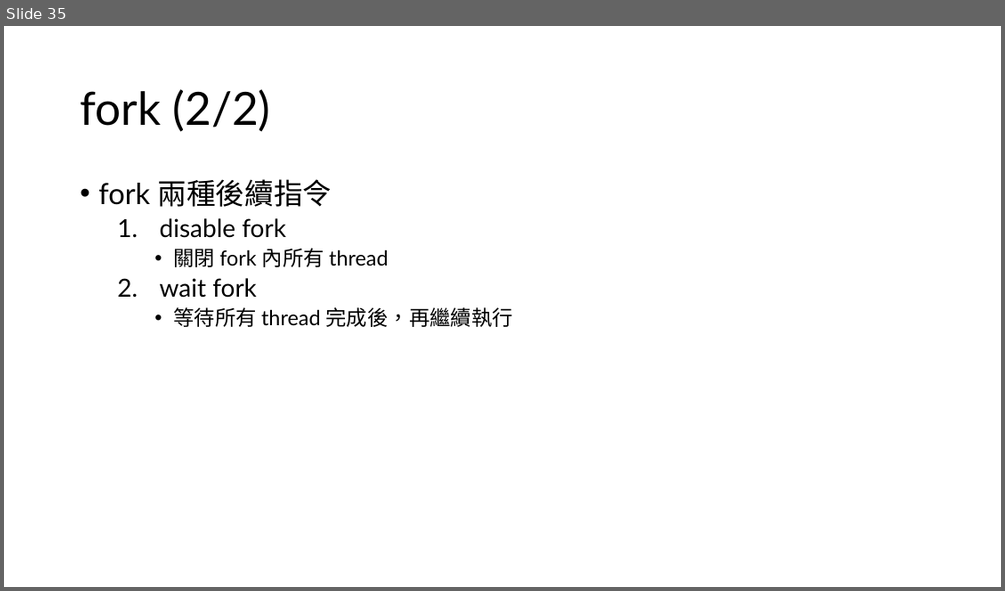
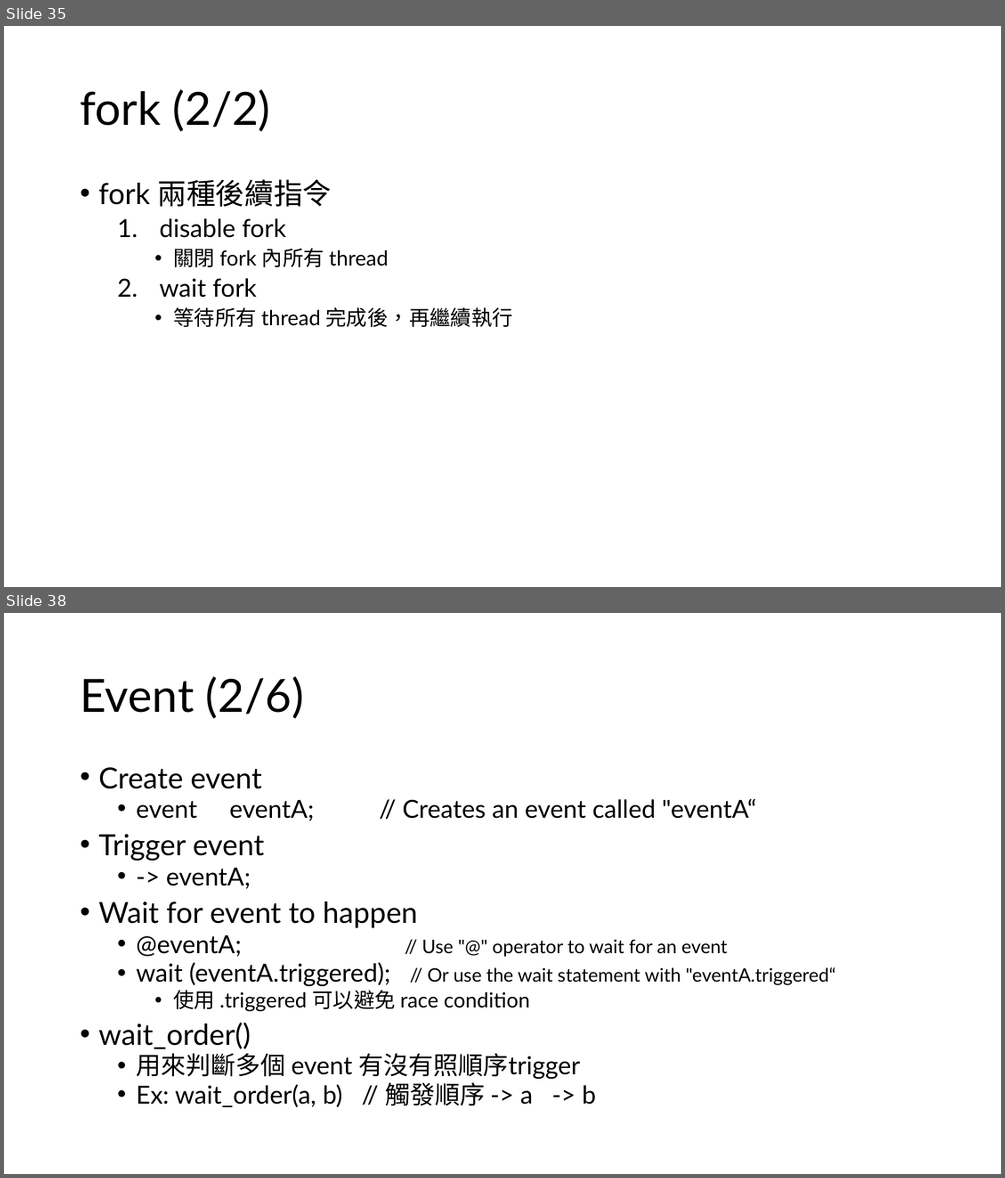
Before and after one commit to s9001055/DV_learning, a slide deck: SystemVerilog_語法學習.pptx. Shown one above the other, each under a label of ours: slide 35 before the commit, slides 35 and 38 after it; the slides between them are not shown. The pictures are 1005x591 and 1005x1178 pixels, drawn with LibreOffice and Linux fonts; fonts in the diff are those of the drawing. Boxes give left, top, right and bottom in pixels: in the first picture for what was removed or moved away, otherwise in the second. Text is boxed around its words. In the diff, an @@ line names an element or a change of style, - is before the commit and + after.

Commit message:
Add: Communication example code 1. event 2. semaphore 3. mailbox 4. Communication slide

```diff
--- a/SystemVerilog_語法學習.pptx
+++ b/SystemVerilog_語法學習.pptx
@@ slide 38 added at box(4, 613, 1001, 1174), background #FFFFFF @@
@@ title added at box(80, 676, 304, 719), 44 pt, text #000000 @@
+Event (2/6)
@@ text added at box(98, 767, 836, 1107), 24 pt, text #000000 @@
+• Create event
+  • event eventA; // Creates an event called "eventA“
+• Trigger event
+  • -> eventA;
+• Wait for event to happen
+  • @eventA; // Use "@" operator to wait for an event
+  • wait (eventA.triggered); // Or use the wait statement with "eventA.triggered“
+    • 使用 .triggered 可以避免 race condition
+• wait_order()
+  • 用來判斷多個 event 有沒有照順序trigger
+  • Ex: wait_order(a, b) // 觸發順序 -> a -> b
```
Also in this commit, not shown: 1 slide changed, 6 other slides added, 3 other files.
